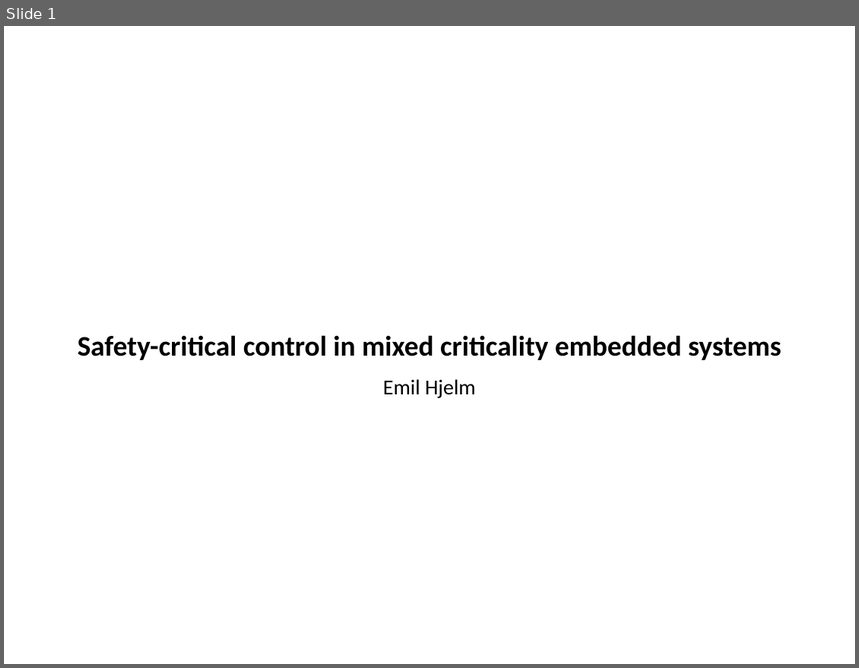
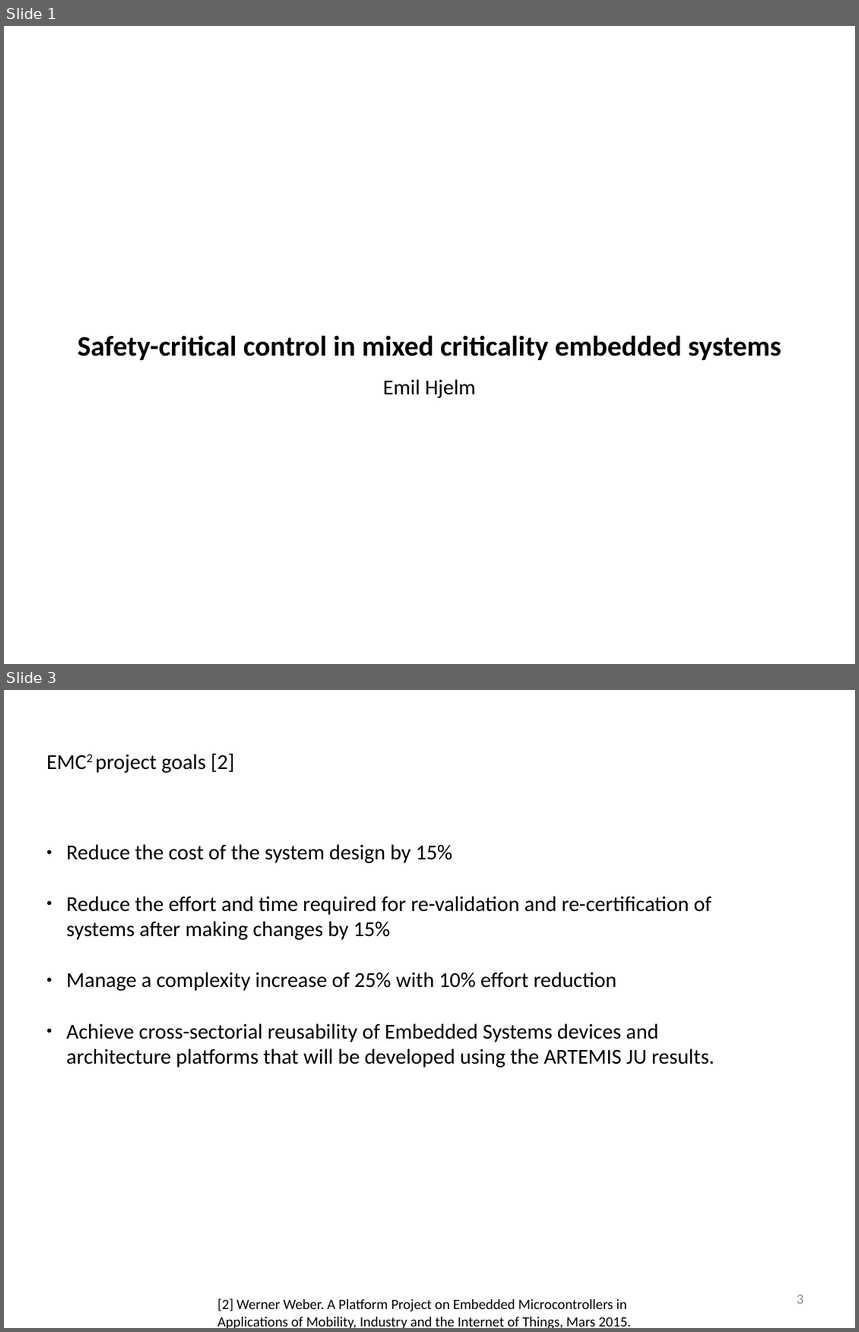
Before and after one commit to afcmrp/exjobb, a slide deck: Admin/presentation_20170317.odp. Shown one above the other, each under a label of ours: slide 1 before the commit, slides 1 and 3 after it; the slides between them are not shown. The pictures are 859x668 and 859x1332 pixels, drawn with LibreOffice and Linux fonts; fonts in the diff are those of the drawing; background and template pictures are left out. Boxes give left, top, right and bottom in pixels: in the first picture for what was removed or moved away, otherwise in the second. Text is boxed around its words. In the diff, an @@ line names an element or a change of style, - is before the commit and + after.

```diff
--- a/Admin/presentation_20170317.odp
+++ b/Admin/presentation_20170317.odp
@@ slide 3 added at bbox=[4, 690, 855, 1328], background #FFFFFF @@
@@ title added at bbox=[95, 753, 234, 773], 18 pt, text #000000 @@
+EMC2 project goals [2]
@@ text added at bbox=[66, 844, 715, 1068], 18 pt, text #000000 @@
+● Reduce the cost of the system design by 15%
+● Reduce the effort and time required for re-validation and re-certification of systems after making changes by 15%
+● Manage a complexity increase of 25% with 10% effort reduction
+● Achieve cross-sectorial reusability of Embedded Systems devices and architecture platforms that will be developed using the ARTEMIS JU results.
@@ text added at bbox=[218, 1299, 631, 1328], 12 pt, text #000000 @@
+[2] Werner Weber. A Platform Project on Embedded Microcontrollers in Applications of Mobility, Industry and the Internet of Things, Mars 2015.
@@ page number added at bbox=[797, 1295, 804, 1304], 12 pt, text #8B8B8B @@
+3
```
Also in this commit, not shown: 9 slides changed, 3 other slides added, 1 other file.
